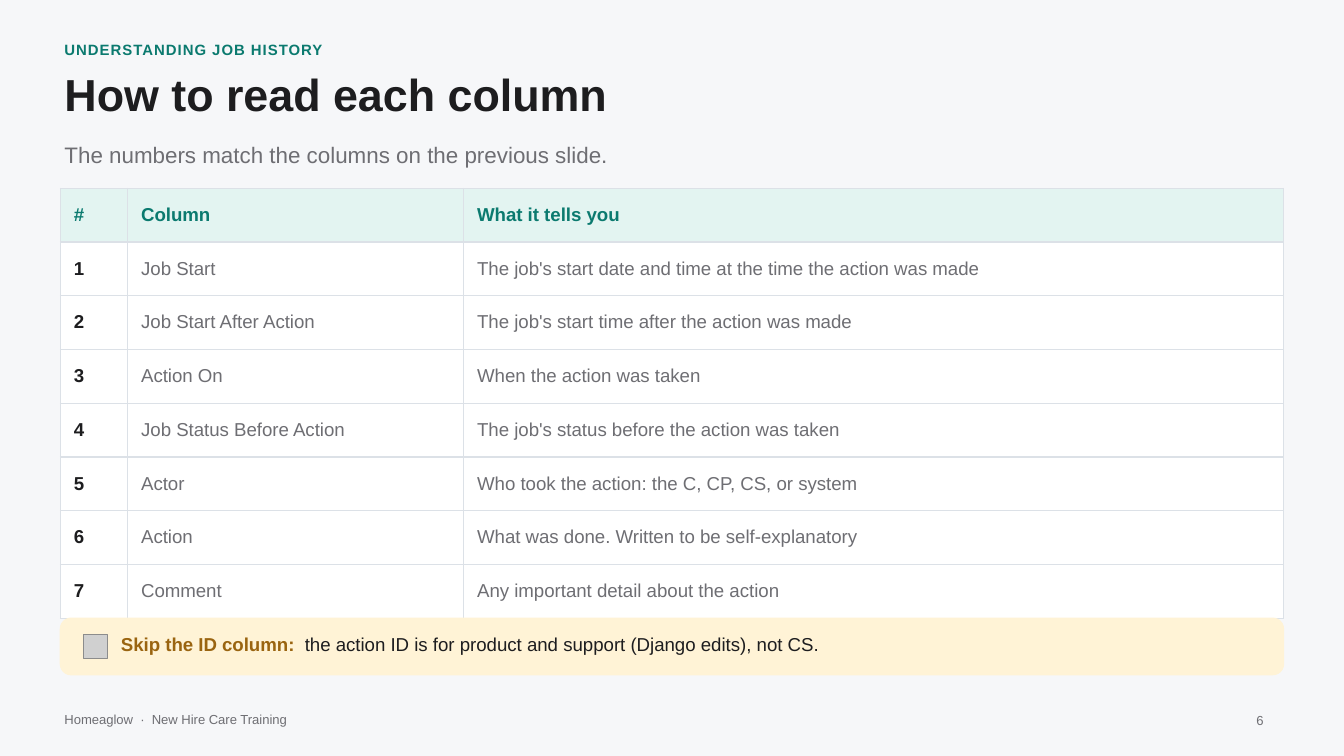
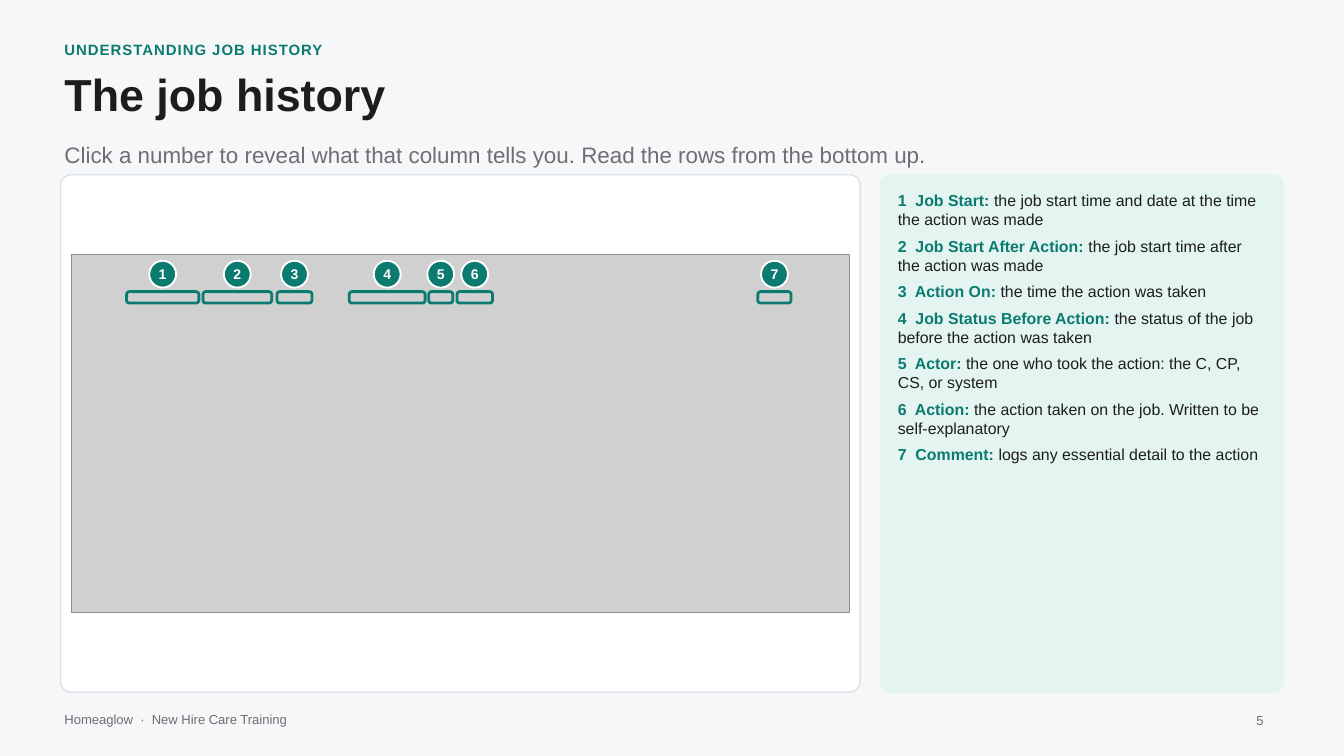
Before and after one commit to anjulimichelle/training, a slide deck: slide 5 of platform-mechanics/platform-operating-mechanics.pptx (slide 6 before the commit). Drawn at 1344x756 pixels with LibreOffice and Linux fonts; fonts in the diff are those of the drawing; grey boxes stand for pictures. Boxes give left, top, right and bottom in pixels: in the first picture for what was removed or moved away, otherwise in the second. Text is boxed around its words. In the diff, an @@ line names an element or a change of style, - is before the commit and + after.

```diff
--- a/platform-mechanics/platform-operating-mechanics.pptx
+++ b/platform-mechanics/platform-operating-mechanics.pptx
@@ text at box(64, 78, 385, 120): text changed @@
-How to read each column
+The job history
@@ text at box(64, 147, 925, 168): text changed @@
-The numbers match the columns on the previous slide.
+Click a number to reveal what that column tells you. Read the rows from the bottom up.
@@ rounded rectangle added at box(60, 175, 860, 692), fill #FFFFFF, outline #DCE1E7 0.75 pt @@
@@ rounded rectangle added at box(880, 175, 1284, 692), fill #E3F4F1, outline #E3F4F1 0.75 pt @@
@@ table removed at box(60, 188, 1284, 605), 8 rows, 3 columns @@
-# | Column | What it tells you
-1 | Job Start | The job's start date and time at the time the action was made
-2 | Job Start After Action | The job's start time after the action was made
-3 | Action On | When the action was taken
-4 | Job Status Before Action | The job's status before the action was taken
-5 | Actor | Who took the action: the C, CP, CS, or system
-6 | Action | What was done. Written to be self-explanatory
-7 | Comment | Any important detail about the action
@@ text added at box(898, 194, 1259, 464), 8.5 pt, text #1D1D1F @@
+1 Job Start: the job start time and date at the time the action was made
+2 Job Start After Action: the job start time after the action was made
+3 Action On: the time the action was taken
+4 Job Status Before Action: the status of the job before the action was taken
+5 Actor: the one who took the action: the C, CP, CS, or system
+6 Action: the action taken on the job. Written to be self-explanatory
+7 Comment: logs any essential detail to the action
@@ picture added at box(71, 254, 849, 612) @@
@@ ellipse added at box(149, 261, 176, 288), fill #0B7A6F, outline #FFFFFF 1 pt @@
@@ text added at box(159, 269, 167, 279), 7.5 pt, text #FFFFFF, bold @@
+1
@@ ellipse added at box(224, 261, 251, 288), fill #0B7A6F, outline #FFFFFF 1 pt @@
@@ text added at box(233, 269, 241, 279), 7.5 pt, text #FFFFFF, bold @@
+2
@@ ellipse added at box(281, 261, 308, 288), fill #0B7A6F, outline #FFFFFF 1 pt @@
@@ text added at box(291, 269, 299, 279), 7.5 pt, text #FFFFFF, bold @@
+3
@@ ellipse added at box(374, 261, 401, 288), fill #0B7A6F, outline #FFFFFF 1 pt @@
@@ text added at box(383, 269, 391, 279), 7.5 pt, text #FFFFFF, bold @@
+4
@@ ellipse added at box(427, 261, 454, 288), fill #0B7A6F, outline #FFFFFF 1 pt @@
@@ text added at box(437, 269, 445, 279), 7.5 pt, text #FFFFFF, bold @@
+5
@@ text "6": place and size @@
-text "6" at box(1256, 716, 1263, 725)
+text "6" at box(471, 269, 479, 279)
@@ text "6" at box(471, 269, 479, 279): size 7 to 7.5 pt, text colour #6E6E73 to #FFFFFF, bold on; alignment right to centre; vertical alignment top to middle @@
@@ ellipse added at box(461, 261, 488, 288), fill #0B7A6F, outline #FFFFFF 1 pt @@
@@ ellipse added at box(761, 261, 788, 288), fill #0B7A6F, outline #FFFFFF 1 pt @@
@@ text added at box(771, 269, 779, 279), 7.5 pt, text #FFFFFF, bold @@
+7
@@ rounded rectangle added at box(126, 292, 199, 304), outline #0B7A6F 1.5 pt @@
@@ rounded rectangle added at box(203, 292, 271, 304), outline #0B7A6F 1.5 pt @@
@@ rounded rectangle added at box(277, 292, 312, 304), outline #0B7A6F 1.5 pt @@
@@ rounded rectangle added at box(349, 292, 425, 304), outline #0B7A6F 1.5 pt @@
@@ rounded rectangle added at box(429, 292, 453, 304), outline #0B7A6F 1.5 pt @@
@@ rounded rectangle added at box(457, 292, 492, 304), outline #0B7A6F 1.5 pt @@
@@ rounded rectangle added at box(758, 292, 792, 304), outline #0B7A6F 1.5 pt @@
@@ rounded rectangle removed at box(60, 618, 1284, 675) @@
@@ picture removed at box(83, 634, 108, 659) @@
@@ text removed at box(121, 637, 819, 655) @@
-Skip the ID column: the action ID is for product and support (Django edits), not CS.
```
Also in this commit, not shown: 1 other slide changed, 1 slide removed, 3 other files.
